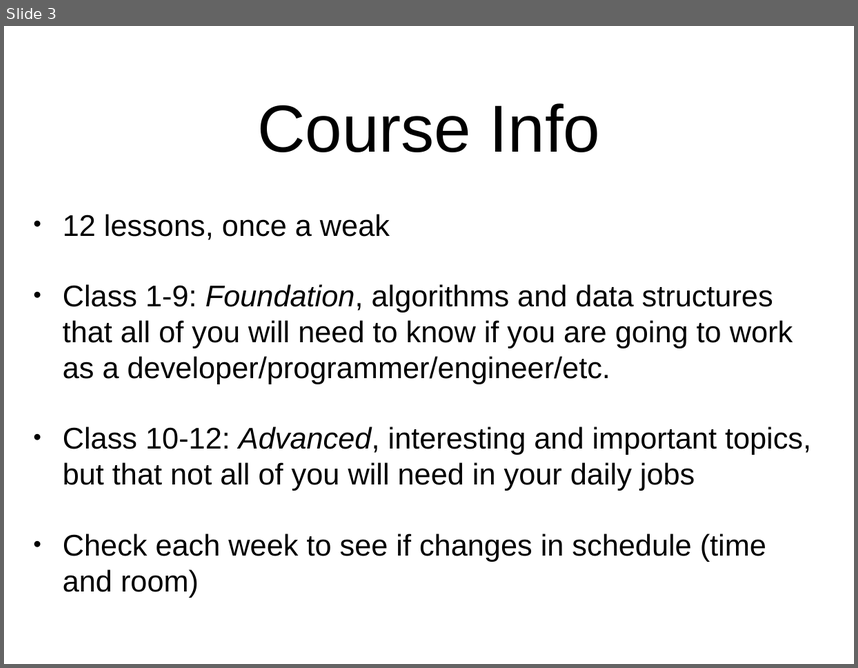
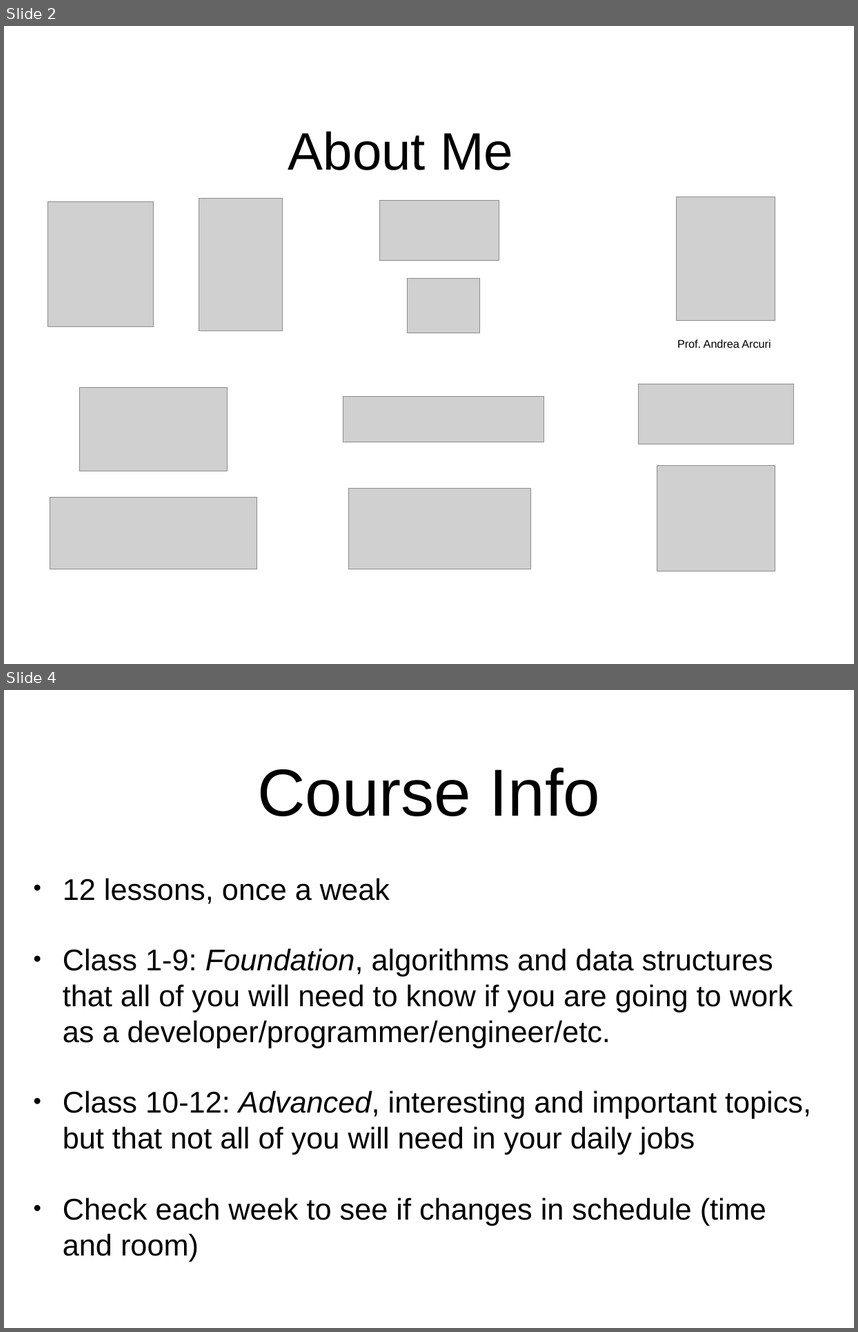
Before and after one commit to arcuri82/algorithms, a slide deck: docs/slides/01/01_intro.pptx. Shown one above the other, each under a label of ours: slide 3 before the commit, slides 2 and 4 after it; the slides between them are not shown. The pictures are 858x668 and 858x1332 pixels, drawn with LibreOffice and Linux fonts; fonts in the diff are those of the drawing; grey boxes stand for pictures. Boxes give left, top, right and bottom in pixels: in the first picture for what was removed or moved away, otherwise in the second. Text is boxed around its words. In the diff, an @@ line names an element or a change of style, - is before the commit and + after.

```diff
--- a/docs/slides/01/01_intro.pptx
+++ b/docs/slides/01/01_intro.pptx
@@ slide 2 added at bbox=[4, 26, 854, 664], background #FFFFFF @@
@@ title added at bbox=[288, 131, 513, 170], 63.4 pt, text #000000 @@
+About Me
@@ picture added at bbox=[47, 202, 154, 326] @@
@@ picture added at bbox=[199, 198, 283, 332] @@
@@ picture added at bbox=[380, 201, 499, 261] @@
@@ picture added at bbox=[677, 197, 775, 320] @@
@@ picture added at bbox=[407, 278, 480, 332] @@
@@ text added at bbox=[677, 339, 771, 348], 13.5 pt, text #000000 @@
+Prof. Andrea Arcuri
@@ picture added at bbox=[79, 388, 227, 471] @@
@@ picture added at bbox=[343, 396, 544, 442] @@
@@ picture added at bbox=[638, 384, 793, 444] @@
@@ picture added at bbox=[657, 466, 775, 571] @@
@@ picture added at bbox=[50, 497, 257, 569] @@
@@ picture added at bbox=[349, 488, 531, 568] @@
@@ what was slide 3 is now slide 4 @@
```
Also in this commit, not shown: 7 slides changed, 8 other slides added, 2 other files.
